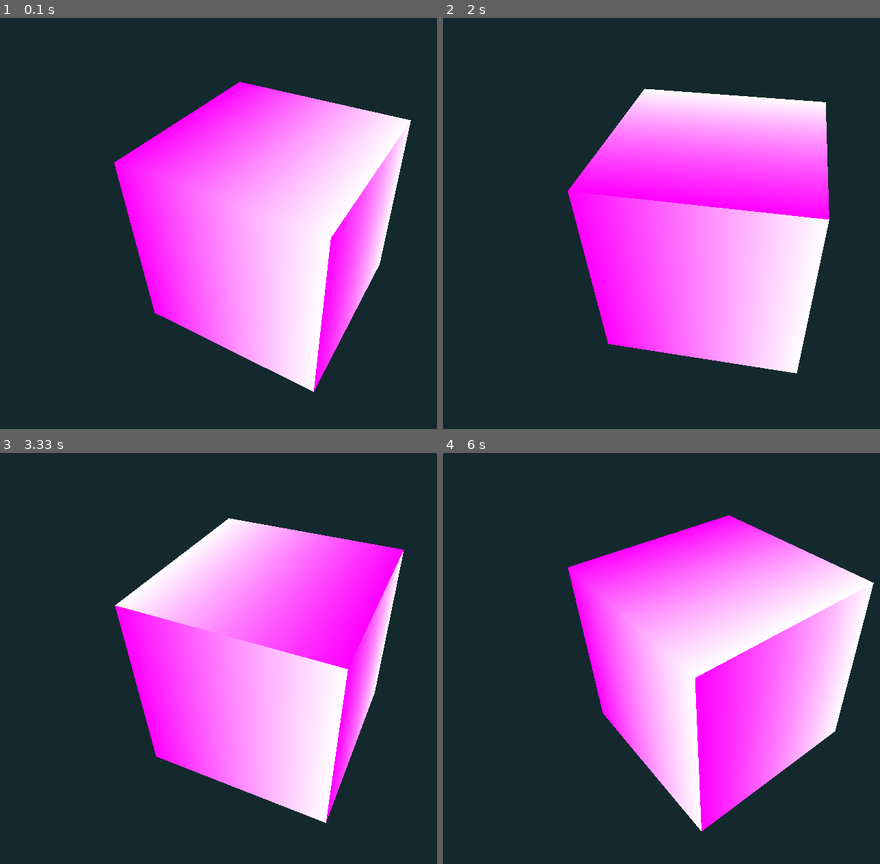
Above: before the commit, frames 1-4 (two rows, left to right).
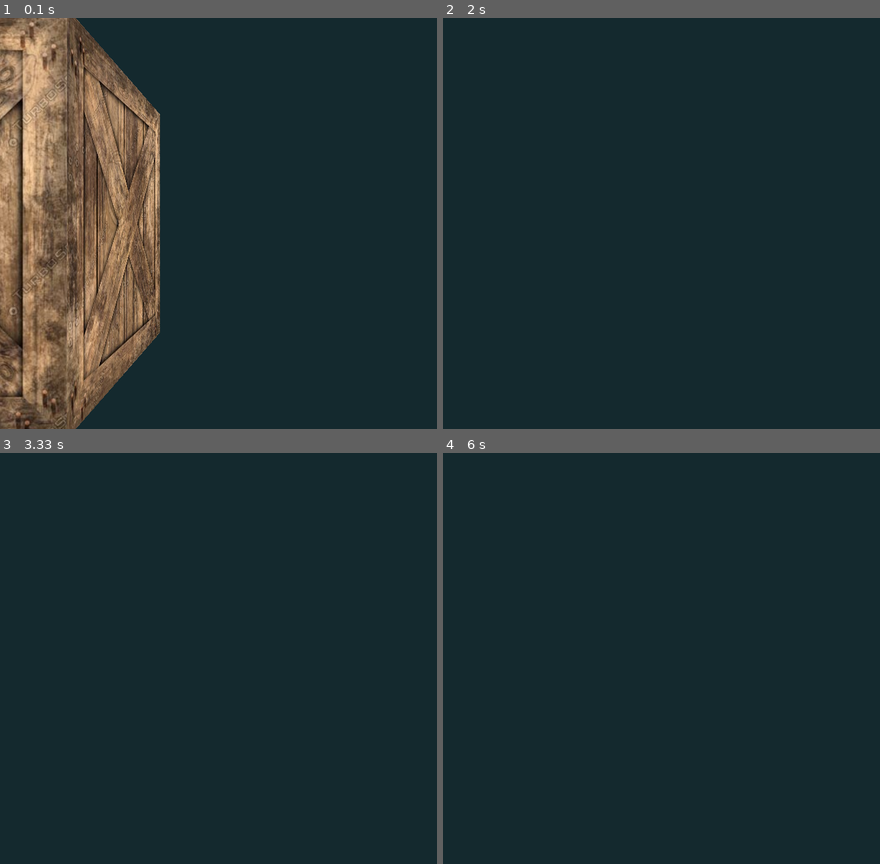
Above: after the commit, the same moments.

Repository: shogun-mar/Pygame-3D-Engine
Game: pygame game, started from main.py
Same seed, same stepped clock (60 frames per second), same inputs: the game is played once before the commit and once after it.
Inputs (mouse positions are in pixels of both pictures, inside the frame that each line leads up to):
- Up to frame 1 (0.1 s): no input
- Up to frame 2 (2 s): hold D 0.33-0.8 s; move the mouse to (696, 239) at 0.37 s; hold W 0.83-1.13 s; hold A from 1.67 s (still down)
- Up to frame 3 (3.33 s): release A at 2.2 s; hold S 2.23-2.53 s; hold D 2.57-2.97 s
- Up to frame 4 (6 s): hold D 4.47-4.93 s

The runs differ from the first frame. In frame 1, 63% of the frame differs, in the area x 0-95%, y 0-100%; in frame 2, 33%; in frame 3, 33%; in frame 4, 34%.

Commit message:
pygame 3d engine texturing

Diff:
--- a/camera.py
+++ b/camera.py
@@ -1,24 +1,66 @@
 import glm
+import pygame as pg
 from settings import *
 
 #Camera frustum settings
 FOV = 50
 NEAR = 0.1
 FAR = 100
+SPEED = 0.01
+SENSITIVITY = 0.05
 
 class Camera:
-    def __init__(self, engine):
+    def __init__(self, engine, yaw = -90, pitch = 0):
         self.engine = engine
         self.aspect_ratio = WINDOW_SIZE[0] / WINDOW_SIZE[1]
-        self.position =glm.vec3(2, 3, 3)
+        self.position =glm.vec3(2, 0, 3)
         self.up = glm.vec3(0, 1, 0)
+        self.right = glm.vec3(1, 0, 0)
+        self.forward = glm.vec3(0, 0, -1)
+        self.yaw = yaw
+        self.pitch = pitch
         #view matrix
         self.m_view = self.get_view_matrix()
         #Projection matrix
         self.m_proj = self.get_projection_matrix()
 
+    def rotate(self):
+        rel_x, rel_y = pg.mouse.get_rel()
+        self.yaw += rel_x * SENSITIVITY
+        self.pitch -= rel_y * SENSITIVITY
+        self.pitch = max(-89, min(89, self.pitch)) #Clamp to avoid unnatural rotations
+
+    def update_camera_vectors(self):
+        yaw, pitch = glm.radians(self.yaw), glm.radians(self.pitch)
+
+        self.forward.x = glm.cos(yaw) * glm.cos(pitch)
+        self.forward.y = glm.sin(pitch)
+        self.forward.z = glm.sin(yaw) * glm.cos(pitch)
+
+        self.forward = glm.normalize(self.forward)
+        self.right = glm.normalize(glm.cross(self.forward, glm.vec3(0, 1, 0)))
+        self.up = glm.normalize(glm.cross(self.right, self.forward))
+
+    def update(self):
+        self.move()
+        self.rotate()
+        self.update_camera_vectors()
+        self.m_view = self.get_view_matrix()
+
+    def move(self):
+        velocity = SPEED * self.engine.delta_time
+        keys = pg.key.get_pressed()
+        if keys[pg.K_w]:
+            self.position += self.forward * velocity
+        elif keys[pg.K_s]:
+            self.position -= self.forward * velocity
+        elif keys[pg.K_a]:
+            self.position -= self.right * velocity
+        elif keys[pg.K_d]:
+            self.position += self.right * velocity
+
     def get_view_matrix(self):
-        return glm.lookAt(self.position, glm.vec3(0), self.up)
+        return glm.lookAt(self.position, self.position  + self.forward, self.up) #Create view matrix so that the camera looks right in front of itself
 
     def get_projection_matrix(self):
         return glm.perspective(glm.radians(FOV), self.aspect_ratio, NEAR, FAR)
--- a/cube.py
+++ b/cube.py
@@ -10,12 +10,14 @@
         self.shader_program = self.get_shader_program("default")
         self.vao = self.get_vao()
         self.m_model = self.get_model_matrix()
+        self.texture = self.get_texture(path = 'textures/crate.jpg')
         self.on_init()
 
     def get_texture(self, path):
         texture = pg.image.load(path).convert_alpha()
+        texture = pg.transform.flip(texture, flip_x=False, flip_y=True) #Flip the image vertically because in pygame the y axis down and in opengl it extends up
         texture = self.ctx.texture(size = texture.get_size(), components = 3,
-                                   data = pg.image.toString(texture, 'RGB'))
+                                   data = pg.image.tostring(texture, 'RGB'))
 
         return texture
 
@@ -24,13 +26,18 @@
         return m_model
 
     def on_init(self): #Pass the projection matrix from the camera instance to the shader program
+        #Texture
+        self.shader_program['u_texture_0'] = 0
+        self.texture.use()
+        #Matrices
         self.shader_program['m_proj'].write(self.engine.camera.m_proj)
         self.shader_program['m_view'].write(self.engine.camera.m_view)
         self.shader_program['m_model'].write(self.m_model)
 
     def update(self):
-        m_model = glm.rotate(self.m_model, self.engine.time, glm.vec3(0, 1, 0))
+        m_model = glm.rotate(self.m_model, self.engine.time * 0.5, glm.vec3(0, 1, 0))
         self.shader_program['m_model'].write(m_model)
+        self.shader_program['m_view'].write(self.engine.camera.m_view) #Update view matrix because the camera moving changes the view matrix
 
     def render(self):
         self.vao.render()
--- a/main.py
+++ b/main.py
@@ -11,6 +11,9 @@
     def __init__(self, window_title):
         #Init pygame modules
         pg.init()
+        #Mouse settings
+        pg.event.set_grab(True)
+        pg.mouse.set_visible(False)
         #Set opengl attributes
         pg.display.gl_set_attribute(pg.GL_CONTEXT_MAJOR_VERSION, 3) #OpenGL 3.3 version
         pg.display.gl_set_attribute(pg.GL_CONTEXT_MINOR_VERSION, 3)
@@ -24,6 +27,7 @@
         #Clock object
         self.clock = pg.time.Clock()
         self.time = 0
+        self.delta_time = 0 #variable to keep movement speed and physics indipendent from framerate
         #Camera object
         self.camera = Camera(self)
         #Scene objects
@@ -39,6 +43,8 @@
     def update(self):
         #Update time
         self.update_time()
+        #Update the camera
+        self.camera.update()
         #Update the scene
         self.scene.update()
 
@@ -55,7 +61,7 @@
             self.check_events()
             self.update()
             self.render()
-            self.clock.tick(60)
+            self.delta_time = self.clock.tick(60)
 
     def update_time(self):
         self.time = pg.time.get_ticks() * 0.001
--- a/shaders/fragment/default.frag
+++ b/shaders/fragment/default.frag
@@ -5,8 +5,10 @@
 
 in vec2 uv_0;
 
+uniform sampler2D u_texture_0;
+
 void main() {
-    vec3 color = vec3(1.0, uv_0.x, 1.0);
+    vec3 color = texture(u_texture_0, uv_0).rgb;
     fragColor = vec4(color, 1.0); //Red with full opacity
 
 }
Binary file added: textures/crate.jpg
